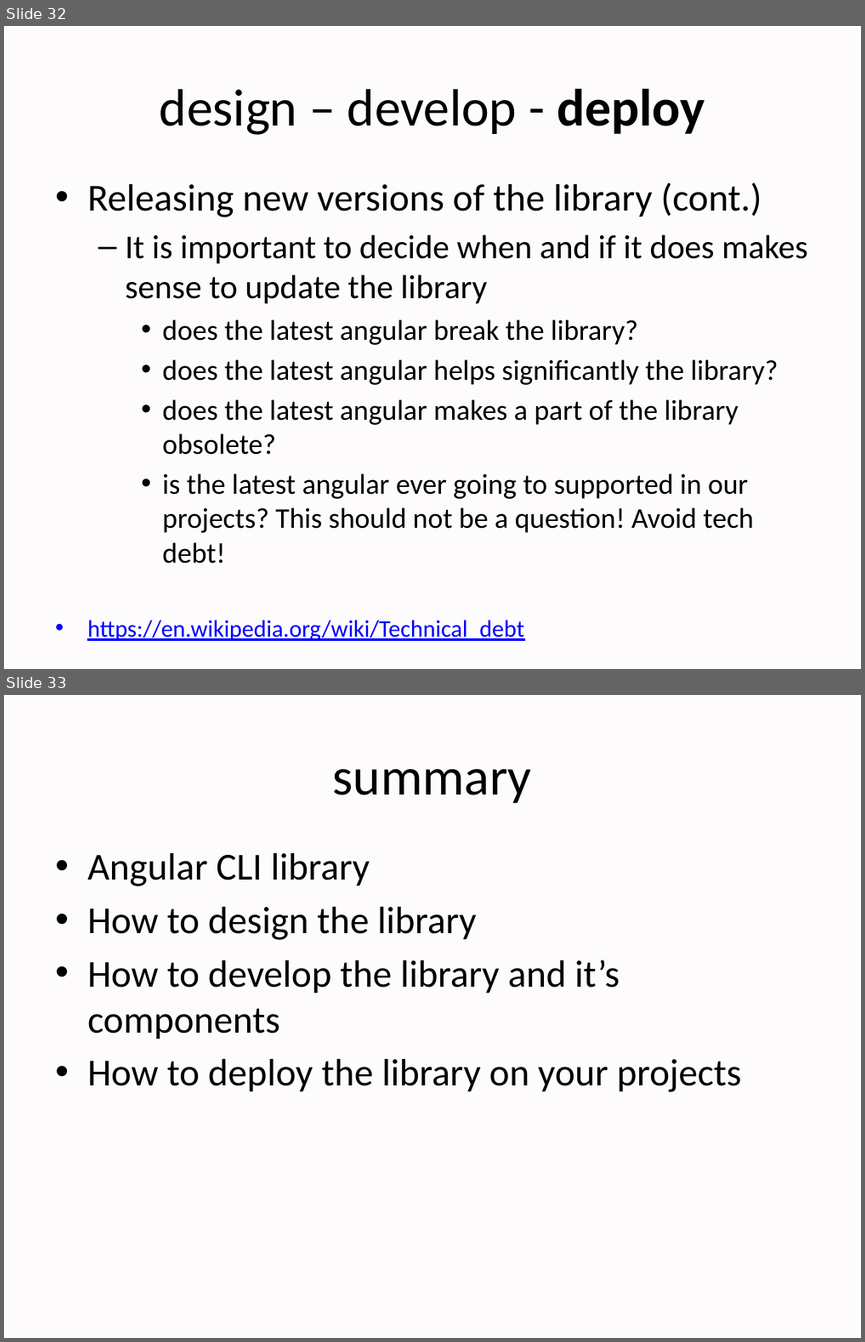
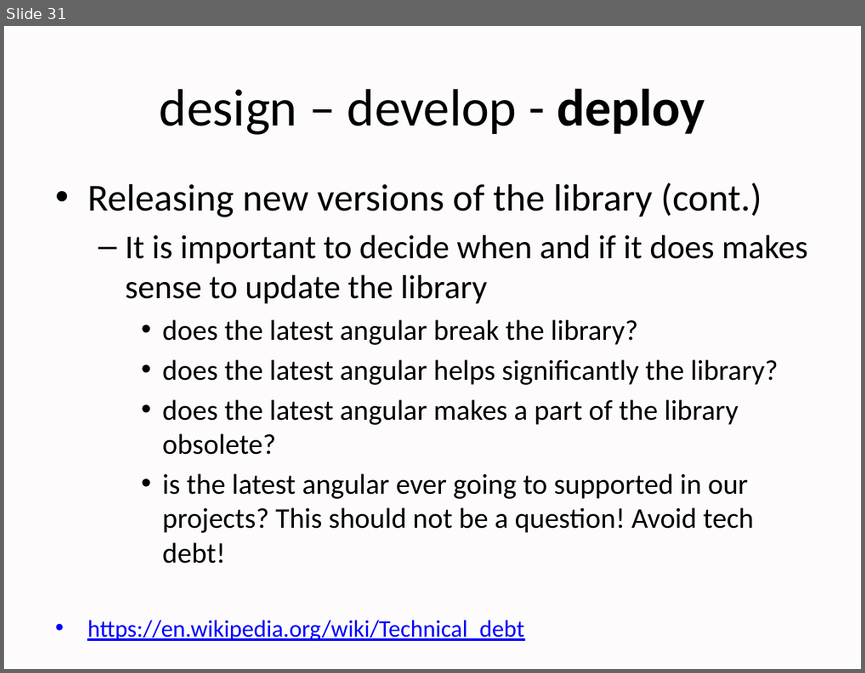
Before and after one commit to angularathens/2nd-meetup-developing-common-angular-library, a slide deck: angular athens 2nd meetup - common library.pptx. Shown one above the other, each under a label of ours: slides 32 and 33 before the commit, slide 31 after it. The pictures are 865x1342 and 865x673 pixels, drawn with LibreOffice and Linux fonts; fonts in the diff are those of the drawing; background and template pictures are left out. Boxes give left, top, right and bottom in pixels: in the first picture for what was removed or moved away, otherwise in the second. Text is boxed around its words. In the diff, an @@ line names an element or a change of style, - is before the commit and + after.

```diff
--- a/angular athens 2nd meetup - common library.pptx
+++ b/angular athens 2nd meetup - common library.pptx
@@ slide 33 removed at [4,695,861,1338], background #C0504D at 2% opacity @@
@@ title removed at [333,769,532,803] @@
-summary
@@ text removed at [87,853,741,1092] @@
-• Angular CLI library
-• How to design the library
-• How to develop the library and it’s components
-• How to deploy the library on your projects
@@ what was slide 32 is now slide 31 @@
```
Also in this commit, not shown: 1 slide changed, 1 other slide removed.
